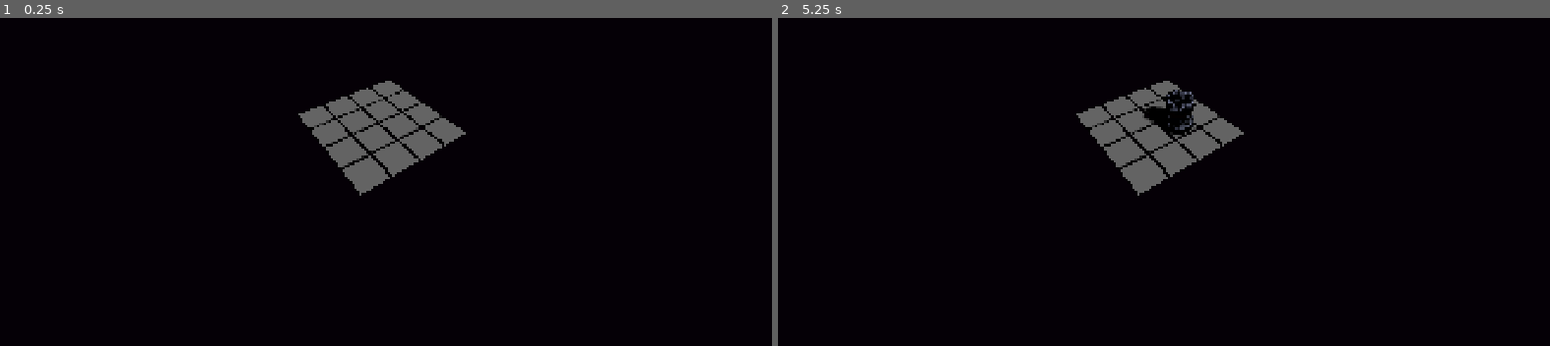
Above: before the commit, frames 1-2 (left to right).
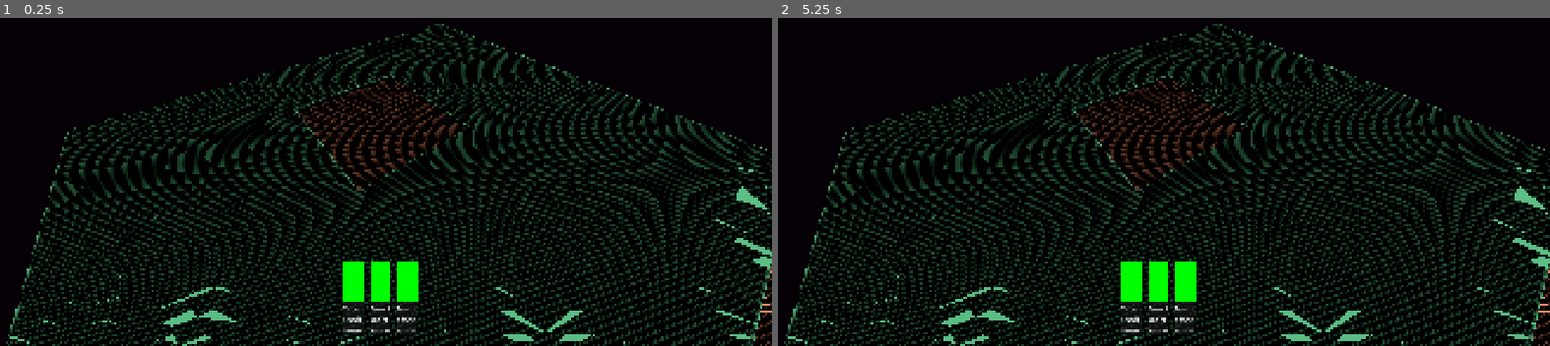
Above: after the commit, the same moments.

Repository: Emilgod/Base-defense
Game: Godot game, scene res://scenes/main.tscn
Two runs of this game, one before a commit and one after it. Both use one fixed random seed, a clock stepped at 60 frames per second and the inputs below.
Inputs (mouse positions are in pixels of both pictures, inside the frame that each line leads up to):
- Up to frame 1 (0.25 s): no input
- Up to frame 2 (5.25 s): tap Enter at 0.5, 2, 3.5 s; move the mouse to (1326, 103) at 0.52 s; click (1326, 103) at 0.67 s; tap Space at 1.25, 2.75, 4.25 s; drag from (1001, 145) to (1117, 214) at 1.27 s; move the mouse to (1233, 27) at 2.02 s; click (1233, 27) at 2.17 s; drag from (1117, 214) to (916, 57) at 2.77 s; move the mouse to (1395, 191) at 3.52 s; click (1395, 191) at 3.67 s; drag from (916, 57) to (outside the picture) at 4.27 s; move the mouse to (1194, 126) at 5.02 s; click (1194, 126) at 5.17 s

The runs differ from the first frame. In frame 1, 25% of the frame differs, in the area x 0-100%, y 1-100%; in frame 2, 25%.

Commit message:
dragging card creates placement preview

Diff:
--- a/resources/cards/card_turret.tres
+++ b/resources/cards/card_turret.tres
@@ -5,5 +5,6 @@
 
 [resource]
 script = ExtResource("1_tbp63")
+description = "shoot arrow"
 scene = ExtResource("1_wwr2y")
 metadata/_custom_type_script = "uid://cy7a27un6c2t2"
--- a/resources/grid_mesh_library.tres
+++ b/resources/grid_mesh_library.tres
@@ -5,7 +5,7 @@
 
 [sub_resource type="BoxMesh" id="BoxMesh_y23ql"]
 material = SubResource("StandardMaterial3D_5gr4a")
-size = Vector3(0.9, 0.1, 0.9)
+size = Vector3(0.9, 0, 0.9)
 
 [sub_resource type="Image" id="Image_y23ql"]
 data = {
@@ -20,7 +20,7 @@
 image = SubResource("Image_y23ql")
 
 [sub_resource type="BoxShape3D" id="BoxShape3D_y23ql"]
-size = Vector3(1, 0.1, 1)
+size = Vector3(1, 0, 1)
 
 [sub_resource type="StandardMaterial3D" id="StandardMaterial3D_7xbuv"]
 albedo_color = Color(0.24705854, 0.74147475, 0, 1)
--- /dev/null
+++ b/scenes/UI/cards_ui.tscn
@@ -0,0 +1,54 @@
+[gd_scene format=3 uid="uid://xp05n6i006lu"]
+
+[ext_resource type="Script" uid="uid://ckjayrocqpr48" path="res://scripts/cards_ui.gd" id="1_2piph"]
+[ext_resource type="Resource" uid="uid://blpi46c2rgl2n" path="res://resources/cards/card_turret.tres" id="2_1ep7u"]
+
+[node name="cards_UI" type="Control" unique_id=1101872737 node_paths=PackedStringArray("description", "title", "color_rect")]
+z_index = 1
+layout_mode = 3
+anchors_preset = 7
+anchor_left = 0.5
+anchor_top = 1.0
+anchor_right = 0.5
+anchor_bottom = 1.0
+grow_horizontal = 2
+grow_vertical = 0
+script = ExtResource("1_2piph")
+card_data = ExtResource("2_1ep7u")
+description = NodePath("PanelContainer/VBoxContainer/description")
+title = NodePath("PanelContainer/VBoxContainer/title")
+color_rect = NodePath("PanelContainer/VBoxContainer/tower_art")
+
+[node name="PanelContainer" type="PanelContainer" parent="." unique_id=1781075126]
+layout_mode = 1
+anchors_preset = -1
+anchor_left = 0.48697916
+anchor_top = 0.8324074
+anchor_right = 0.5130208
+anchor_bottom = 1.0
+offset_right = 6.1035156e-05
+grow_horizontal = 2
+grow_vertical = 0
+metadata/_edit_use_anchors_ = true
+
+[node name="VBoxContainer" type="VBoxContainer" parent="PanelContainer" unique_id=2004107825]
+layout_mode = 2
+
+[node name="tower_art" type="ColorRect" parent="PanelContainer/VBoxContainer" unique_id=1452063516]
+custom_minimum_size = Vector2(50, 100)
+layout_mode = 2
+size_flags_horizontal = 4
+size_flags_vertical = 4
+
+[node name="title" type="Label" parent="PanelContainer/VBoxContainer" unique_id=1649097234]
+layout_mode = 2
+text = "tower"
+
+[node name="description" type="Label" parent="PanelContainer/VBoxContainer" unique_id=1478885947]
+layout_mode = 2
+text = "shoots stuff "
+autowrap_mode = 2
+
+[connection signal="mouse_entered" from="PanelContainer" to="." method="_on_panel_container_mouse_entered"]
+[connection signal="mouse_entered" from="PanelContainer/VBoxContainer/tower_art" to="." method="_on_tower_art_mouse_entered"]
+[connection signal="mouse_exited" from="PanelContainer/VBoxContainer/tower_art" to="." method="_on_tower_art_mouse_exited"]
--- a/scenes/main.tscn
+++ b/scenes/main.tscn
@@ -6,6 +6,7 @@
 [ext_resource type="PackedScene" uid="uid://bomelwiwxxfh" path="res://scenes/UI/placement_manager.tscn" id="4_tbgi4"]
 [ext_resource type="PackedScene" uid="uid://bb67uf6krn2a1" path="res://scenes/buildings/tower_basic.tscn" id="5_o6xl0"]
 [ext_resource type="Script" uid="uid://cy7a27un6c2t2" path="res://resources/cards/CardData.gd" id="5_tefeu"]
+[ext_resource type="PackedScene" uid="uid://xp05n6i006lu" path="res://scenes/UI/cards_ui.tscn" id="7_o6xl0"]
 
 [sub_resource type="Environment" id="Environment_jyhfs"]
 background_mode = 1
@@ -62,5 +63,35 @@
 camera = NodePath("../Camera3D")
 current_card = SubResource("Resource_o6xl0")
 
+[node name="Container" type="Control" parent="." unique_id=1690275919]
+layout_mode = 3
+anchors_preset = 7
+anchor_left = 0.5
+anchor_top = 1.0
+anchor_right = 0.5
+anchor_bottom = 1.0
+offset_left = -60.0
+grow_horizontal = 2
+grow_vertical = 0
+
+[node name="HBoxContainer" type="HBoxContainer" parent="Container" unique_id=1848205370]
+layout_mode = 0
+offset_top = -62.0
+offset_right = 120.0
+offset_bottom = -27.0
+theme_override_constants/separation = 65
+
+[node name="cards_UI" parent="Container/HBoxContainer" unique_id=1101872737 node_paths=PackedStringArray("placement_manager") instance=ExtResource("7_o6xl0")]
+layout_mode = 2
+placement_manager = NodePath("../../../placement_manager")
+
+[node name="cards_UI2" parent="Container/HBoxContainer" unique_id=245830027 node_paths=PackedStringArray("placement_manager") instance=ExtResource("7_o6xl0")]
+layout_mode = 2
+placement_manager = NodePath("../../../placement_manager")
+
+[node name="cards_UI3" parent="Container/HBoxContainer" unique_id=593709281 node_paths=PackedStringArray("placement_manager") instance=ExtResource("7_o6xl0")]
+layout_mode = 2
+placement_manager = NodePath("../../../placement_manager")
+
 [editable path="building_grid_system"]
 [editable path="scenery_grid_system"]
--- /dev/null
+++ b/scripts/cards_ui.gd
@@ -0,0 +1,48 @@
+extends Control
+
+@export var card_data: CardData
+@export var description: Label
+@export var title: Label
+@export var color_rect: ColorRect
+@export var placement_manager: Node3D
+
+
+var is_dragging:bool = false
+
+
+func _ready():
+	if card_data:
+		update_display()
+
+func update_display():
+	title.text = card_data.card_name
+	description.text = card_data.description
+	color_rect.modulate = Color.GREEN
+
+
+func _process(_delta):
+	pass
+
+
+func _input(event: InputEvent):
+	if event is InputEventMouseButton and event.button_index == MOUSE_BUTTON_LEFT:
+		if not event.pressed and is_dragging:
+			is_dragging = false
+			var success = await placement_manager.try_place_preview()
+			if not success:
+				show()
+
+
+
+
+
+
+func _on_tower_art_mouse_entered() -> void:
+	print("hello mouse")
+
+
+func _on_tower_art_mouse_exited() -> void:
+	if Input.is_mouse_button_pressed(MOUSE_BUTTON_LEFT):
+		is_dragging = true
+		placement_manager.show_preview(card_data)
+		hide()
--- a/scripts/main.gd
+++ b/scripts/main.gd
@@ -1,9 +1,8 @@
 extends Node3D
 
+var turret_card = preload("res://resources/cards/card_turret.tres")
 
-
-# Called when the node enters the scene tree for the first time.
-func _ready() -> void:
+func _ready():
 	pass
 
 
--- a/scripts/placement_manager.gd
+++ b/scripts/placement_manager.gd
@@ -1,14 +1,31 @@
 extends Node3D
+
 
 @export var build_gridmap: GridMap
 @export var camera: Camera3D
 @export var current_card: CardData
 
 var occupied_cells: Dictionary = {}
+var drag_mode: bool = false  # True when card UI is dragging
+var preview_instance: Node3D
+var valid_tiles: Array[Vector3i] = []
+
+func _ready():
+	valid_tiles = build_gridmap.get_used_cells()
+
 func _input(event):
-	if event is InputEventMouseButton and event.pressed:
+	# Only allow direct clicking if NOT dragging from UI
+	if not drag_mode and event is InputEventMouseButton and event.pressed:
 		if event.button_index == MOUSE_BUTTON_LEFT:
-			place_tower()
+			pass
+			#place_tower()
+
+func _process(delta: float) -> void:
+	if preview_instance:
+		update_preview_position()
+
+func set_drag_mode(is_dragging: bool):
+	drag_mode = is_dragging
 
 func place_tower():
 	var mouse_pos = get_viewport().get_mouse_position()
@@ -20,51 +37,99 @@
 	var result = space_state.intersect_ray(query)
 
 	if result:
-		print("hit")
 		var local_pos = build_gridmap.to_local(result.position)
 		var cell = build_gridmap.local_to_map(local_pos)
 
-		print("cell: ", cell)
-		var tile = build_gridmap.get_cell_item(cell)
-		print("tile: ", tile)
 		spawn_tower(cell, current_card)
-		#if tile != -1:
-			#spawn_tower(cell)
 	else:
-		print("no hit :/")
+		print("clicked nuffin")
 
 func spawn_tower(cell: Vector3i, card: CardData):
-	if current_card == null or card.scene == null:
-		print("hmm")
+	if card == null or card.scene == null:
+		print("Invalid card or scene")
 		return
 
-	if occupied_cells.has(cell):
-		print("full")
-		return
+	# Check if placement is valid
+	var footprint = get_footprint(cell, card.size)
+	for foot_cell in footprint:
+		if occupied_cells.has(foot_cell):
+			print("Cell occupied: ", foot_cell)
+			return
 
-	var center_offset = Vector3(card.size.x, 0, card.size.z) * 0.5
-	var world_pos = build_gridmap.map_to_local(cell) #+ center_offset
+	# Calculate world position
+	var world_pos = build_gridmap.map_to_local(cell)
 
-	var tower = current_card.scene.instantiate()
+	# Instantiate and place tower
+	var tower = card.scene.instantiate()
 	tower.global_position = build_gridmap.to_global(world_pos)
 	add_child(tower)
-	#occupy_cells(cell,card,tower)
-	#occupied_cells[cell] = tower
-	print("spawning")
 
+	# Mark cells as occupied
+	for foot_cell in footprint:
+		occupied_cells[foot_cell] = true
 
-func can_place(cell: Vector3i, card: CardData) -> bool:
-	for x in range(cell.x, cell.x + card.size.x):
-		for z in range(cell.z, cell.z + card.size.z):
-			var c = Vector3i(x, cell.y, z)
-			if occupied_cells.has(c):
-				return false
-			if build_gridmap.get_cell_item(c) == -1:
-				return false
-	return true
+	print("Tower spawned at ", cell)
 
-func occupy_cells(cell: Vector3i, card: CardData, tower: Node3D):
-	for x in range(cell.x, cell.x + card.size.x):
-		for z in range(cell.z, cell.z + card.size.z):
-			var c = Vector3i(x, cell.y, z)
-			occupied_cells[c] = tower
+func get_footprint(origin: Vector3i, size: Vector3i) -> Array[Vector3i]:
+	var cells: Array[Vector3i] = []
+	for x in range(size.x):
+		for z in range(size.z):
+			cells.append(origin + Vector3i(x, 0, z))
+	return cells
+
+func is_cell_occupied(cell: Vector3i) -> bool:
+	return occupied_cells.has(cell)
+
+func show_preview(card: CardData):
+	if preview_instance:
+		preview_instance.queue_free()
+	preview_instance = card.scene.instantiate()
+	add_child(preview_instance)
+
+func update_preview_position():
+	var mouse_pos = get_viewport().get_mouse_position()
+	var ray_origin = camera.project_ray_origin(mouse_pos)
+	var ray_normal = camera.project_ray_normal(mouse_pos)
+
+	# Raycast to ground
+	var t = -ray_origin.y / ray_normal.y
+	var world_pos = ray_origin + ray_normal * t
+	var cell = build_gridmap.local_to_map(build_gridmap.to_local(world_pos))
+
+	preview_instance.global_position = build_gridmap.map_to_local(cell)
+
+	var is_valid = cell in valid_tiles and not occupied_cells.has(cell)
+	set_preview_color(is_valid)
+
+func set_preview_color(is_valid: bool):
+	var color = Color.GREEN if is_valid else Color.RED
+	set_color_recursive(preview_instance, color)
+
+func set_color_recursive(node: Node, color: Color):
+	if node is MeshInstance3D:
+		var mat = node.get_active_material(0).duplicate()
+		mat.albedo_color = color
+		node.set_surface_override_material(0, mat)
+
+	for child in node.get_children():
+		set_color_recursive(child, color)
+
+func hide_preview():
+	if preview_instance:
+		preview_instance.queue_free()
+		preview_instance = null
+
+func try_place_preview() -> bool:
+	if not preview_instance:
+		return false
+
+	var cell = build_gridmap.local_to_map(build_gridmap.to_local(preview_instance.global_position))
+
+	if cell in valid_tiles and not occupied_cells.has(cell):
+		spawn_tower(cell, current_card)
+		hide_preview()
+		await get_tree().process_frame  # Wait one frame
+		return true
+	else:
+		hide_preview()
+		return false
Not shown: 1 places in scenes/main.tscn that only renumber resources
Not shown, added: scripts/cards_ui.gd.uid
